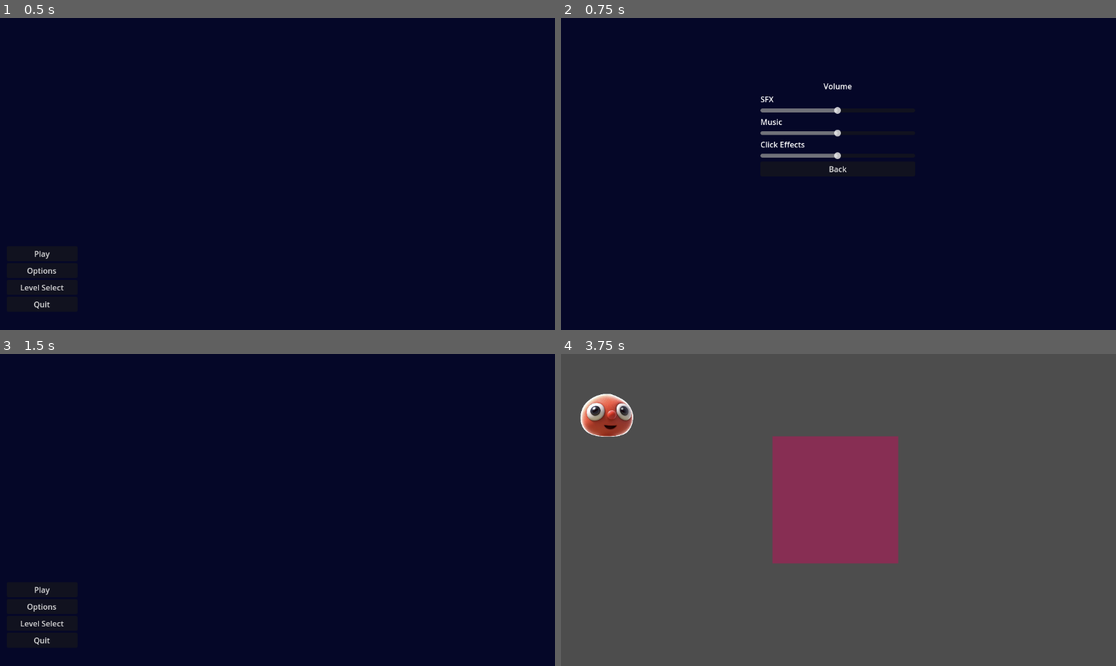
Above: before the commit, frames 1-4 (two rows, left to right).
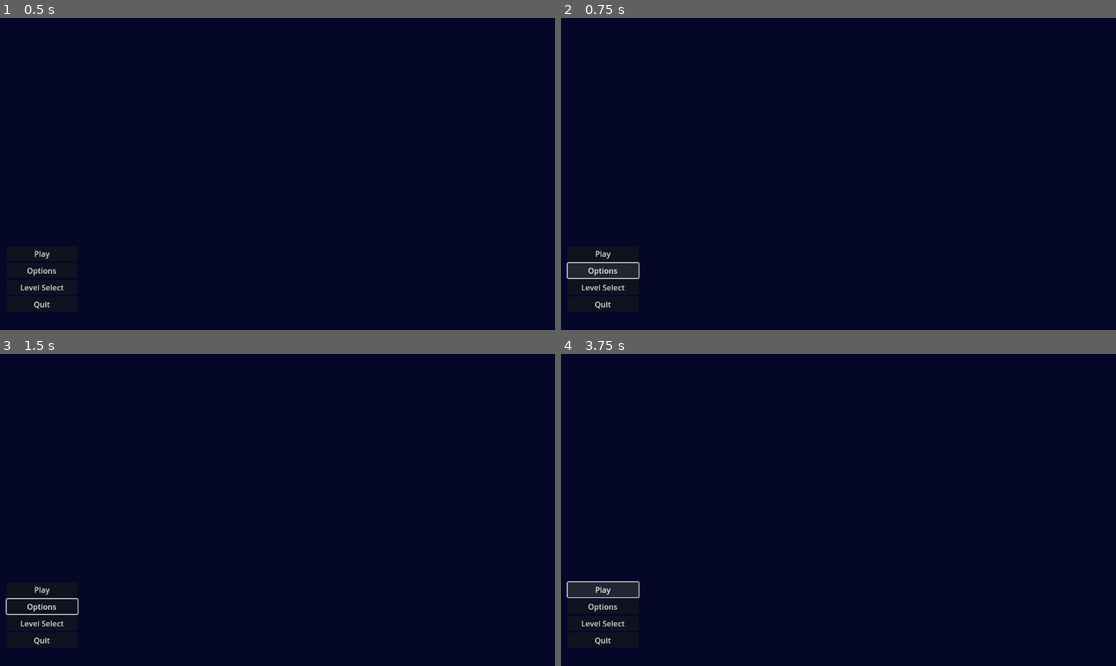
Above: after the commit, the same moments.

Repository: Joseph-Cloud/LittleGuysTheVisualExperience
Game: Godot game, scene res://Menu/Scenes/Main_menu.tscn
The game is run twice, just before and just after one commit, with the same random seed, the same clock (stepped at 60 frames per second) and the same inputs.
Inputs (mouse positions are in pixels of both pictures, inside the frame that each line leads up to):
- Up to frame 1 (0.5 s): no input
- Up to frame 2 (0.75 s): click "Options" at 0.5 s
- Up to frame 3 (1.5 s): click (277, 503) at 1.25 s, where only the run before the commit has a clickable "Back"
- Up to frame 4 (3.75 s): click "Level Select" at 2 s; click (599, 644) at 2.75 s, where only the run before the commit has a clickable "Back"; click "Play" at 3.5 s

Frame 1 is identical in both runs. In frame 2, 1.7% of the frame differs, in the area x 1-53%, y 20-94%; in frame 3, 0.1%; in frame 4, 100%, in the area x 0-100%, y 0-100%.
Error after the commit: Parse Error: Identifier "dong1" not declared in the current scope. (res://Menu/Scripts/menu.gd:7)

Commit message:
sound works and responds to menu events/signals but crashes occur due to impatience

Diff:
--- /dev/null
+++ b/Assets/Sounds/default_bus_layout.tres
@@ -0,0 +1,15 @@
+[gd_resource type="AudioBusLayout" format=3 uid="uid://bfb1t04q1jbly"]
+
+[resource]
+bus/1/name = &"music_audio_bus"
+bus/1/solo = false
+bus/1/mute = false
+bus/1/bypass_fx = false
+bus/1/volume_db = 0.0
+bus/1/send = &"Master"
+bus/2/name = &"sfx_audio_bus"
+bus/2/solo = false
+bus/2/mute = false
+bus/2/bypass_fx = false
+bus/2/volume_db = 0.0
+bus/2/send = &"Master"
--- a/Menu/Scenes/Main_menu.tscn
+++ b/Menu/Scenes/Main_menu.tscn
@@ -1,6 +1,7 @@
-[gd_scene load_steps=2 format=3 uid="uid://bg8u8vep831qn"]
+[gd_scene load_steps=3 format=3 uid="uid://bg8u8vep831qn"]
 
 [ext_resource type="Script" path="res://Menu/Scripts/menu.gd" id="1_tkqxq"]
+[ext_resource type="AudioStream" uid="uid://smwxgopiesli" path="res://Assets/Sounds/sfx-dong1.wav" id="2_pchir"]
 
 [node name="Menu" type="Control"]
 layout_mode = 3
@@ -10,6 +11,9 @@
 grow_horizontal = 2
 grow_vertical = 2
 script = ExtResource("1_tkqxq")
+
+[node name="menu_sounds" type="AudioStreamPlayer" parent="."]
+stream = ExtResource("2_pchir")
 
 [node name="ColorRect" type="ColorRect" parent="."]
 layout_mode = 0
--- a/Menu/Scripts/menu.gd
+++ b/Menu/Scripts/menu.gd
@@ -1,17 +1,45 @@
 extends Node
 
 
-#used to call
+####### Audio bitties #######
+# dict connecting simple names:resource paths
+var SFX ={
+	dong1		:	"res://Assets/Sounds/sfx-dong1.wav",
+	"beep1"		:	"res://Assets/Sounds/sfx-beep1.wav",
+	"rising1"	:	"res://Assets/Sounds/sfx-rising1.wav"}
+
+""" unneeded debug
+func ring_dong():
+	print("ringing dong")
+
+func beep():
+	print("playing beep")
+
+func play_sfx_rising1():
+	print("playing beep")
+"""
+
+# spawn menu_sounds
+func _ready():
+	pass;
+
+# to be fed a simple name (key) from the sfx dict
+func play_sfx(sfx):
+	$menu_sounds.play(SFX.get(sfx))
+
 func _on_play_pressed():
+	play_sfx("dong1")
 	get_tree().change_scene_to_file("res://Levels/test_level.tscn")
 	print("Loading test_level.tscn")
 
 func _on_options_pressed():
 	get_tree().change_scene_to_file("res://Menu/Scenes/Options_menu.tscn")
+	play_sfx("beep1");
 	print("Loading Options")
 
 func _on_level_select_pressed():
 	get_tree().change_scene_to_file("res://Menu/Scenes/Level_select_menu.tscn")
+	play_sfx("rising1");
 	print("Loading Level Select")
 
 func _on_quit_pressed():
--- /dev/null
+++ b/default_bus_layout.tres
@@ -0,0 +1,16 @@
+[gd_resource type="AudioBusLayout" load_steps=3 format=3 uid="uid://cb5sv1685mjo6"]
+
+[sub_resource type="AudioEffectDistortion" id="AudioEffectDistortion_kf7py"]
+resource_name = "Distortion"
+mode = 3
+pre_gain = 4.32
+drive = 1.0
+
+[sub_resource type="AudioEffectLowPassFilter" id="AudioEffectLowPassFilter_6t30u"]
+resource_name = "LowPassFilter"
+
+[resource]
+bus/0/effect/0/effect = SubResource("AudioEffectDistortion_kf7py")
+bus/0/effect/0/enabled = false
+bus/0/effect/1/effect = SubResource("AudioEffectLowPassFilter_6t30u")
+bus/0/effect/1/enabled = false
--- a/project.godot
+++ b/project.godot
@@ -16,6 +16,10 @@
 boot_splash/bg_color=Color(0.141176, 0.141176, 0.141176, 1)
 boot_splash/image="res://Assets/splash.png"
 config/icon="res://icon.svg"
+
+[audio]
+
+buses/default_bus_layout="res://Assets/Sounds/default_bus_layout.tres"
 
 [autoload]
 
Not shown, changed: Assets/Sounds/sfx-beep1.wav.import
Not shown, changed: Assets/Sounds/sfx-dong1.wav.import
Not shown, changed: Assets/Sounds/sfx-rising1.wav.import
